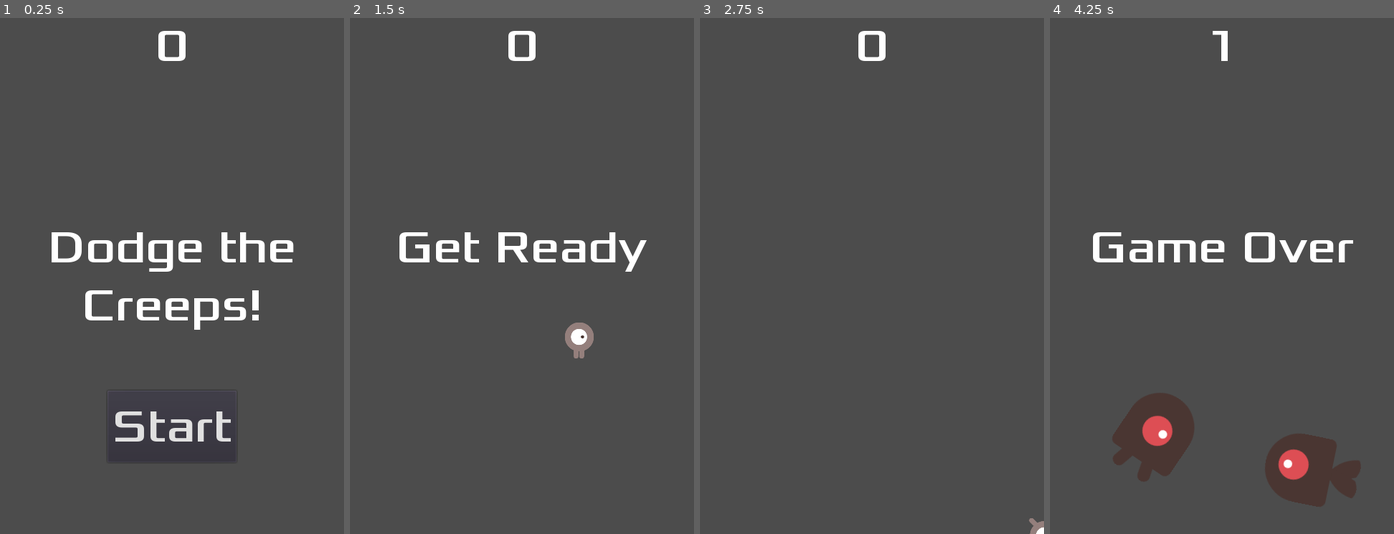
Above: before the commit, frames 1-4 (left to right).
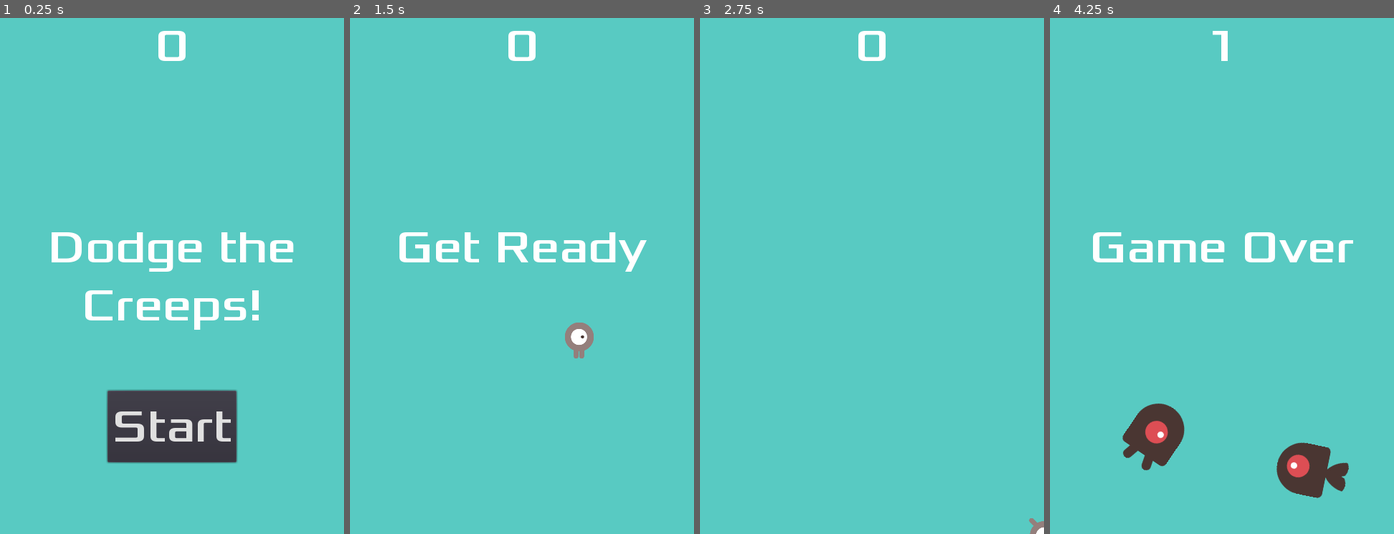
Above: after the commit, the same moments.

Repository: OhHiMerq/playground-first-2d-godot-game
Game: Godot game, scene res://Main.tscn
Two runs of this game, one before a commit and one after it. Both use one fixed random seed, a clock stepped at 60 frames per second and the inputs below.
Inputs:
- Up to frame 1 (0.25 s): no input
- Up to frame 2 (1.5 s): click "Start" at 0.5 s; tap Enter at 1.25 s; hold Right (move_right) from 1.28 s (still down); tap Space (start_game, bound only after the commit) at 1.35 s
- Up to frame 3 (2.75 s): release Right (move_right) at 2.03 s; hold Down (move_down) from 2.03 s (still down); tap Space (start_game, bound only after the commit) at 2.1 s
- Up to frame 4 (4.25 s): release Down (move_down) at 2.78 s; hold Right (move_right) 2.78-3.53 s; tap Space (start_game, bound only after the commit) at 2.85, 3.6 s; hold Up (move_up) from 3.53 s (still down)

The runs differ from the first frame. In frame 1, 92% of the frame differs, in the area x 0-100%, y 0-100%; in frame 2, 98%; in frame 3, 100%; in frame 4, 96%.

Commit message:
polish game

Diff:
--- a/HUD.tscn
+++ b/HUD.tscn
@@ -6,6 +6,12 @@
 [sub_resource type="DynamicFont" id=1]
 size = 64
 font_data = ExtResource( 1 )
+
+[sub_resource type="InputEventAction" id=2]
+action = "start_game"
+
+[sub_resource type="ShortCut" id=3]
+shortcut = SubResource( 2 )
 
 [node name="HUD" type="CanvasLayer"]
 script = ExtResource( 2 )
@@ -39,6 +45,7 @@
 margin_right = 90.0
 margin_bottom = -100.0
 custom_fonts/font = SubResource( 1 )
+shortcut = SubResource( 3 )
 text = "Start"
 
 [node name="MessageTimer" type="Timer" parent="."]
--- a/Main.gd
+++ b/Main.gd
@@ -7,11 +7,12 @@
 	randomize()
 
 
-
 func game_over():
 	$ScoreTimer.stop()
 	$MobTimer.stop()
 	$HUD.show_game_over()
+	$Music.stop()
+	$DeathSound.play()
 
 func new_game():
 	score = 0
@@ -20,6 +21,7 @@
 	$HUD.update_score(score)
 	$HUD.show_message("Get Ready")
 	get_tree().call_group("mobs", "queue_free")
+	$Music.play()
 
 
 func _on_ScoreTimer_timeout():
--- a/Main.tscn
+++ b/Main.tscn
@@ -1,9 +1,11 @@
-[gd_scene load_steps=6 format=2]
+[gd_scene load_steps=8 format=2]
 
 [ext_resource path="res://Player.tscn" type="PackedScene" id=1]
 [ext_resource path="res://Main.gd" type="Script" id=2]
 [ext_resource path="res://Mob.tscn" type="PackedScene" id=3]
 [ext_resource path="res://HUD.tscn" type="PackedScene" id=4]
+[ext_resource path="res://art/House In a Forest Loop.ogg" type="AudioStream" id=5]
+[ext_resource path="res://art/gameover.wav" type="AudioStream" id=6]
 
 [sub_resource type="Curve2D" id=1]
 _data = {
@@ -13,6 +15,11 @@
 [node name="Main" type="Node"]
 script = ExtResource( 2 )
 mob_scene = ExtResource( 3 )
+
+[node name="ColorRect" type="ColorRect" parent="."]
+anchor_right = 1.0
+anchor_bottom = 1.0
+color = Color( 0.345098, 0.792157, 0.760784, 1 )
 
 [node name="Player" parent="." instance=ExtResource( 1 )]
 position = Vector2( 232, 337 )
@@ -37,6 +44,12 @@
 
 [node name="HUD" parent="." instance=ExtResource( 4 )]
 
+[node name="Music" type="AudioStreamPlayer2D" parent="."]
+stream = ExtResource( 5 )
+
+[node name="DeathSound" type="AudioStreamPlayer2D" parent="."]
+stream = ExtResource( 6 )
+
 [connection signal="hit" from="Player" to="." method="game_over"]
 [connection signal="timeout" from="MobTimer" to="." method="_on_MobTimer_timeout"]
 [connection signal="timeout" from="ScoreTimer" to="." method="_on_ScoreTimer_timeout"]
--- a/Mob.tscn
+++ b/Mob.tscn
@@ -27,12 +27,11 @@
 } ]
 
 [sub_resource type="CapsuleShape2D" id=2]
-radius = 48.0
-height = 85.3333
+radius = 34.0
+height = 24.0001
 
 [node name="Mob" type="RigidBody2D" groups=["mobs"]]
 rotation = 1.5708
-scale = Vector2( 0.75, 0.75 )
 collision_mask = 0
 gravity_scale = 0.0
 script = ExtResource( 7 )
@@ -41,9 +40,9 @@
 }
 
 [node name="AnimatedSprite" type="AnimatedSprite" parent="."]
+scale = Vector2( 0.75, 0.75 )
 frames = SubResource( 1 )
 animation = "fly"
-frame = 1
 playing = true
 
 [node name="CollisionShape2D" type="CollisionShape2D" parent="."]
--- a/project.godot
+++ b/project.godot
@@ -47,6 +47,11 @@
 "events": [ Object(InputEventKey,"resource_local_to_scene":false,"resource_name":"","device":0,"alt":false,"shift":false,"control":false,"meta":false,"command":false,"pressed":false,"scancode":16777234,"physical_scancode":0,"unicode":0,"echo":false,"script":null)
  ]
 }
+start_game={
+"deadzone": 0.5,
+"events": [ Object(InputEventKey,"resource_local_to_scene":false,"resource_name":"","device":0,"alt":false,"shift":false,"control":false,"meta":false,"command":false,"pressed":false,"scancode":32,"physical_scancode":0,"unicode":0,"echo":false,"script":null)
+ ]
+}
 
 [physics]
 
Not shown: 1 places in HUD.tscn that only renumber resources
